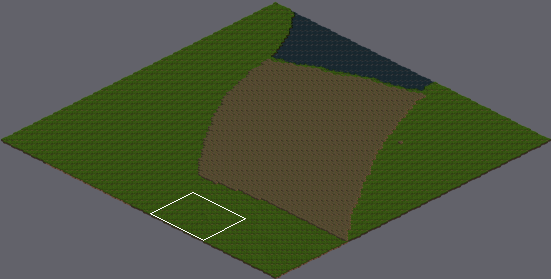
A Tiled map gets an edit: snRTS-planning/DESIGNS/map/tiled/MapDraft03.tmx. The picture above shows the old version from afar; the outline marks the close-up.
Close-up. Before the commit:
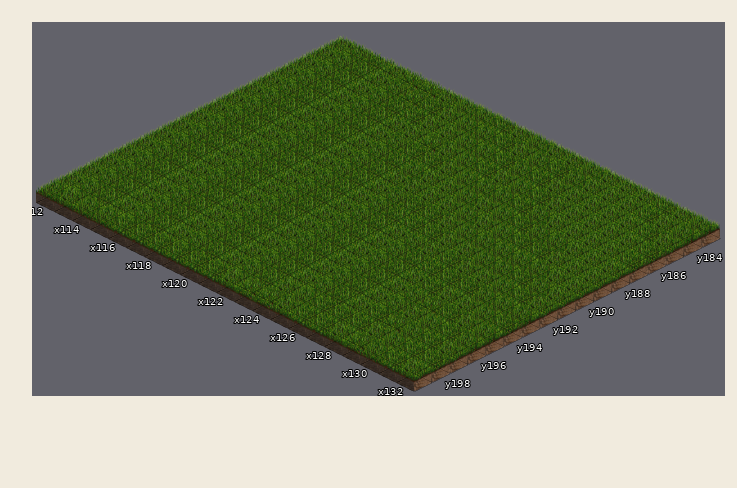
Cells are 64x32 px. Isometric: x runs down to the right, y down to the left. Shown: x 112..132, y 183..199. The commit also changed other parts of the map, which this record leaves out. Layer "Tile Layer 2.1 (copy of TL2)" is drawn 0,-12 px off the grid. Layer "Tile Layer 2.2 (copy of TL2.1," is drawn 0,-24 px off the grid.
New version:
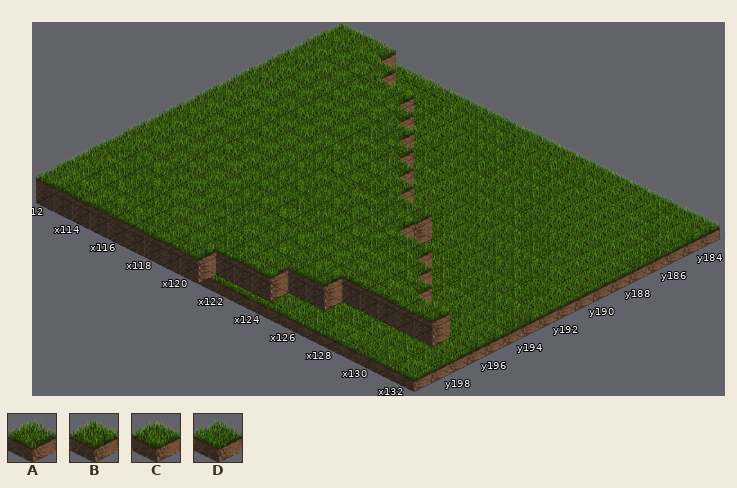
Key: from "isometric_dirt_and_grass_BLOCK": A 0, B 1, C 2, D 3.
_ is an empty cell.
Tiles of an added or newly shown layer are drawn over the layers below it.
The exact change:
Changed rows in their new state; . is an unchanged cell.
Layer "Tile Layer 2":
first column x 112:
183 BCA................
184 BCCC...............
185 BCCACB.............
186 BCCBCCA............
187 BCCBCCAB...........
188 BCCBCCDDA..........
189 BCCBCCDCDD.........
190 BCCBCCBBDAC........
191 BCCBCCBBAADBD......
192 BCCBCCBBCBCDB......
193 BCCBCCBBABBDCAD....
194 BCCBCCBCDDCDADDD...
195 BCCBCCBBBACDCCCDA..
196 ADBACCBDCBBACACBCDB
197 ACDBBCCDBCBABB.....
198 CDDADBCCDDCC.......
199 CBCBBDCDB..........
Layer "Tile Layer 2.1 (copy of TL2)" (added):
first column x 112:
183 BCA................
184 BCCC...............
185 BCCACB.............
186 BCCBCCA............
187 BCCBCCAB...........
188 BCCBCCDDA..........
189 BCCBCCDCDD.........
190 BCCBCCBBDAC........
191 BCCBCCBBAADBD......
192 BCCBCCBBCBCDB......
193 BCCBCCBBABBDCAD....
194 BCCBCCBCDDCDADDD...
195 BCCBCCBBBACDCCCDA..
196 ADBACCBDCBBACACBCDB
197 ACDBBCCDBCBABB.....
198 CDDADBCCDDCC.......
199 CBCBBDCDB..........
Layer "Tile Layer 2.2 (copy of TL2.1," (added):
first column x 112:
183 BCA................
184 BCCC...............
185 BCCACB.............
186 BCCBCCA............
187 BCCBCCAB...........
188 BCCBCCDDA..........
189 BCCBCCDCDD.........
190 BCCBCCBBDAC........
191 BCCBCCBBAADBD......
192 BCCBCCBBCBCDB......
193 BCCBCCBBABBDCAD....
194 BCCBCCBCDDCDADDD...
195 BCCBCCBBBACDCCCDA..
196 ADBACCBDCBBACACBCDB
197 ACDBBCCDBCBABB.....
198 CDDADBCCDDCC.......
199 CBCBBDCDB..........
